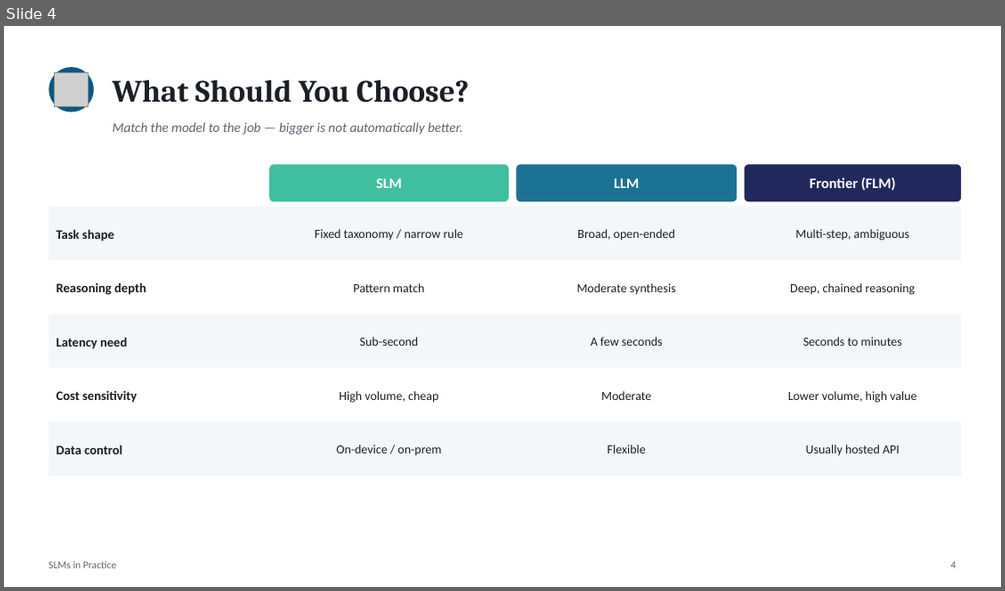
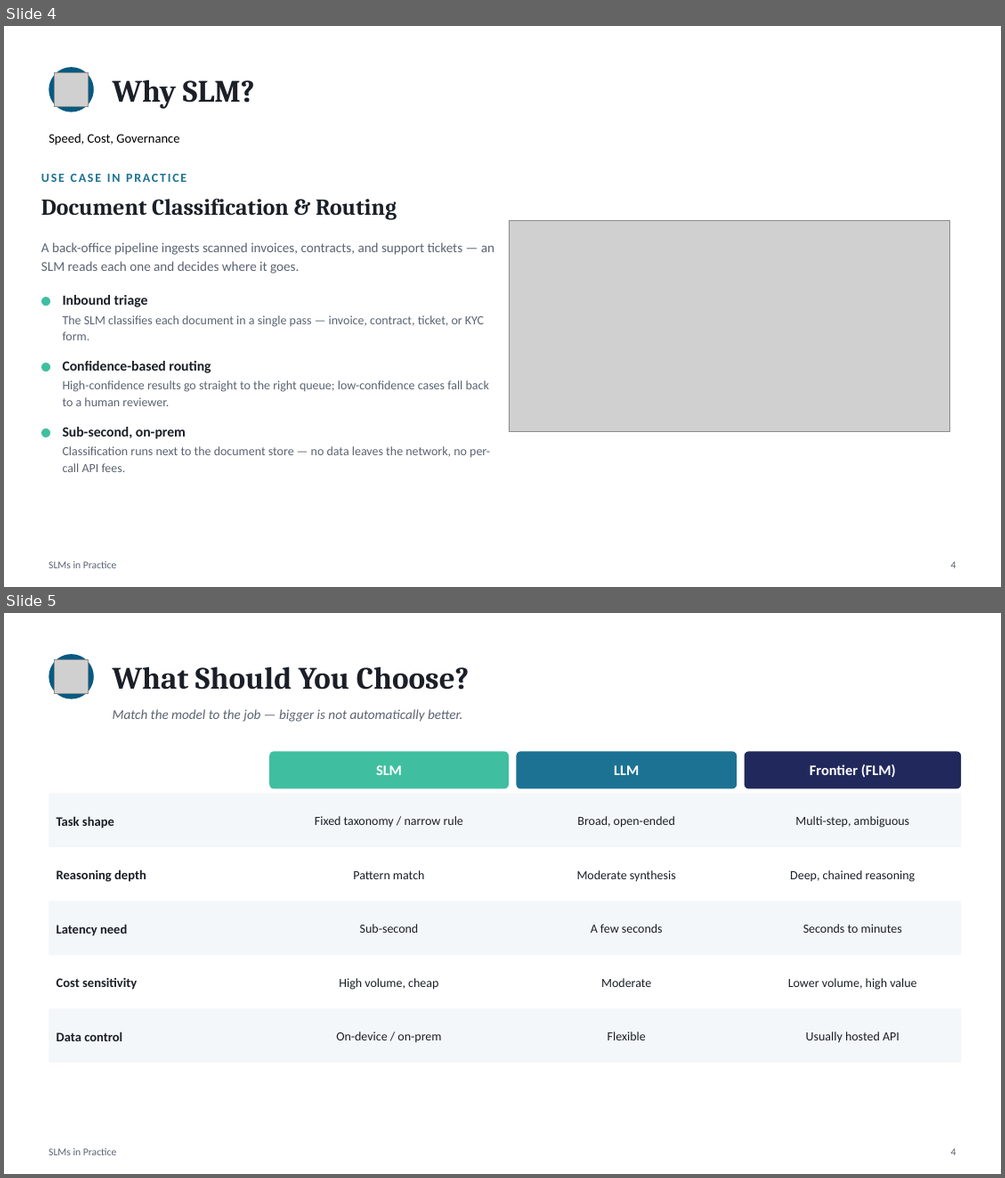
Before and after one commit to JanOfOlympus/slm-gmail, a slide deck: slm.pptx. Shown one above the other, each under a label of ours: slide 4 before the commit, slides 4 and 5 after it. The pictures are 1005x591 and 1005x1178 pixels, drawn with LibreOffice and Linux fonts; fonts in the diff are those of the drawing; grey boxes stand for pictures. Boxes give left, top, right and bottom in pixels: in the first picture for what was removed or moved away, otherwise in the second. Text is boxed around its words. In the diff, an @@ line names an element or a change of style, - is before the commit and + after.

```diff
--- a/slm.pptx
+++ b/slm.pptx
@@ slide 4 added at [4,26,1001,587], background #FFFFFF @@
@@ ellipse added at [48,67,94,112], fill #065A82 @@
@@ picture added at [55,73,88,106] @@
@@ text added at [113,79,255,109], 30 pt, text #1B1F27, bold @@
+Why SLM?
@@ text added at [48,134,179,145], 12.5 pt, text #000000 @@
+Speed, Cost, Governance
@@ text added at [41,174,186,182], 12 pt, text #1C7293, bold @@
+USE CASE IN PRACTICE
@@ text added at [41,199,396,219], 22 pt, text #1B1F27, bold @@
+Document Classification & Routing
@@ picture added at [509,220,950,431] @@
@@ text added at [41,242,494,273], 13 pt, text #5B6472 @@
+A back-office pipeline ingests scanned invoices, contracts, and support tickets — an SLM reads each one and decides where it goes.
@@ ellipse added at [41,297,50,305], fill #3FBF9F @@
@@ text added at [63,295,484,340], 12 pt, text #5B6472 @@
+Inbound triage
+The SLM classifies each document in a single pass — invoice, contract, ticket, or KYC form.
@@ ellipse added at [41,362,50,371], fill #3FBF9F @@
@@ text added at [63,361,489,406], 12 pt, text #5B6472 @@
+Confidence-based routing
+High-confidence results go straight to the right queue; low-confidence cases fall back to a human reviewer.
@@ ellipse added at [41,428,50,437], fill #3FBF9F @@
@@ text added at [63,426,490,472], 12 pt, text #5B6472 @@
+Sub-second, on-prem
+Classification runs next to the document store — no data leaves the network, no per-call API fees.
@@ text added at [48,561,117,568], 10 pt, text #5B6472 @@
+SLMs in Practice
@@ text added at [951,561,956,568], 10 pt, text #5B6472 @@
+4
@@ what was slide 4 is now slide 5 @@
```
Also in this commit, not shown: 1 slide changed, 1 other file.
